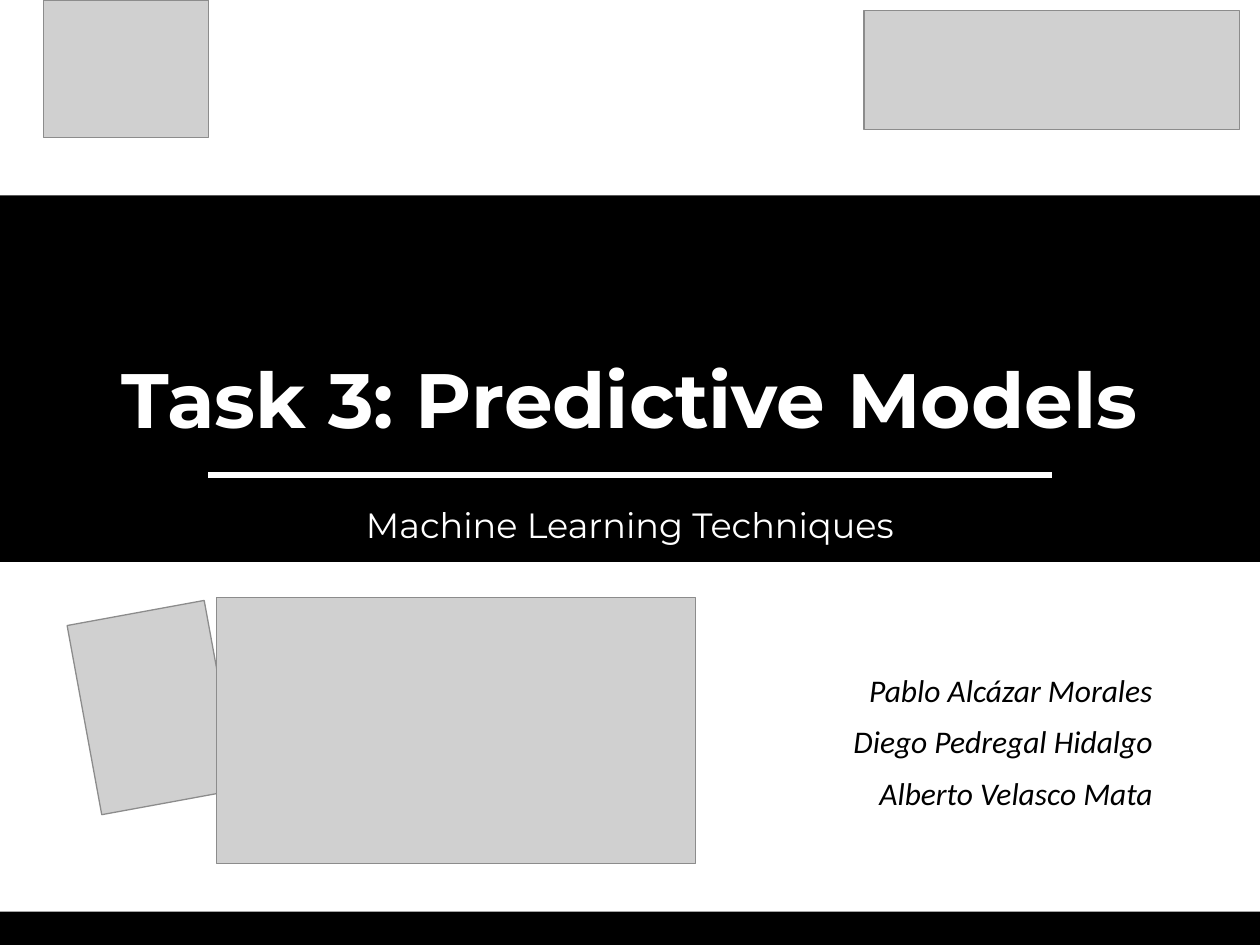
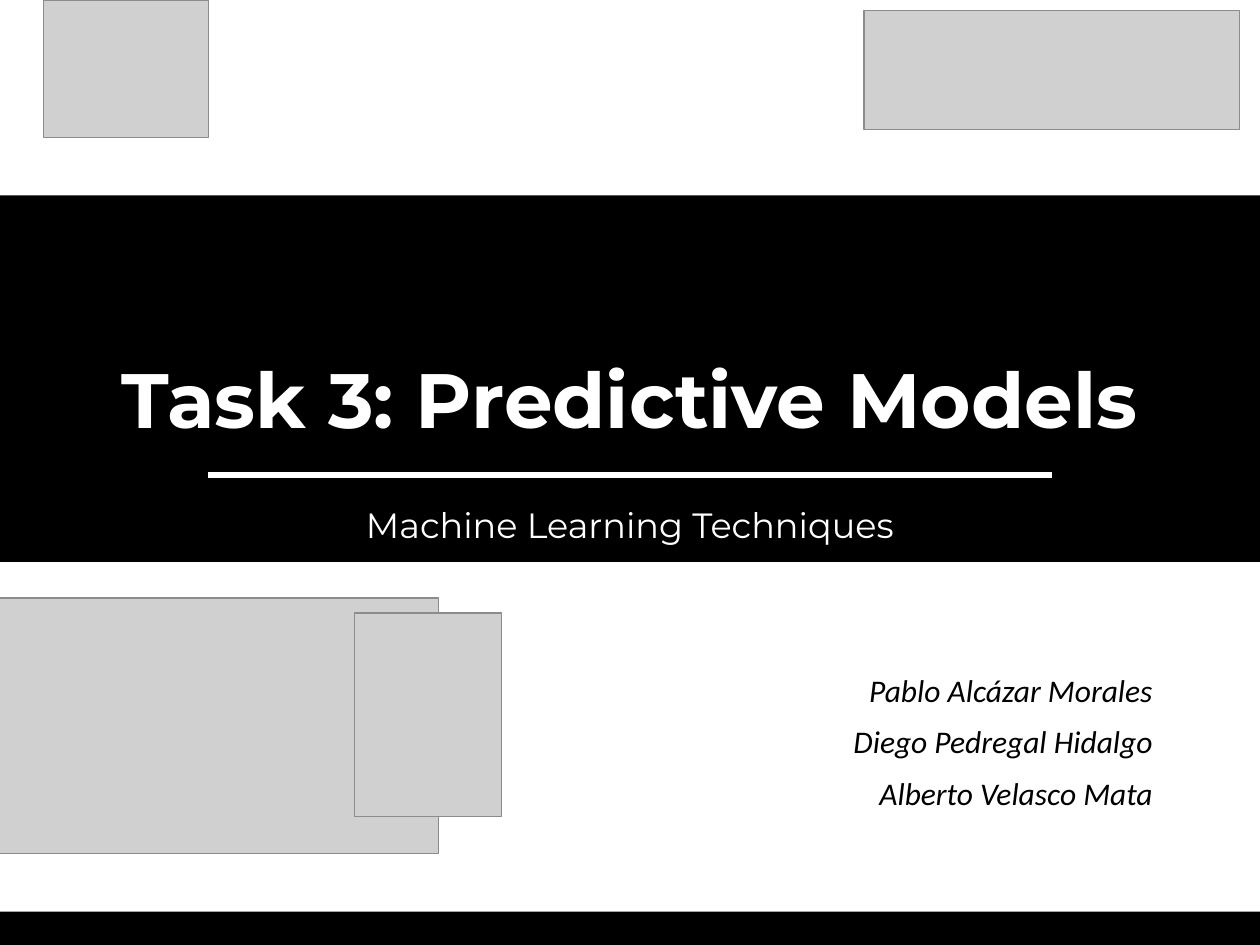
Before and after one commit to thmasker/ML_lab, a slide deck: slide 1 of Task3/doc/Task3.pptx. Drawn at 1260x945 pixels with LibreOffice and Linux fonts; fonts in the diff are those of the drawing; grey boxes stand for pictures. Boxes give left, top, right and bottom in pixels: in the first picture for what was removed or moved away, otherwise in the second. Text is boxed around its words. In the diff, an @@ line names an element or a change of style, - is before the commit and + after.

```diff
--- a/Task3/doc/Task3.pptx
+++ b/Task3/doc/Task3.pptx
@@ picture: place and size @@
-picture at [217, 597, 696, 863]
+picture at [0, 598, 440, 854]
@@ picture at [354, 614, 501, 816]: rotation 349 to 0 degrees @@
```
Also in this commit, not shown: 5 other slides changed, 3 slides added.
